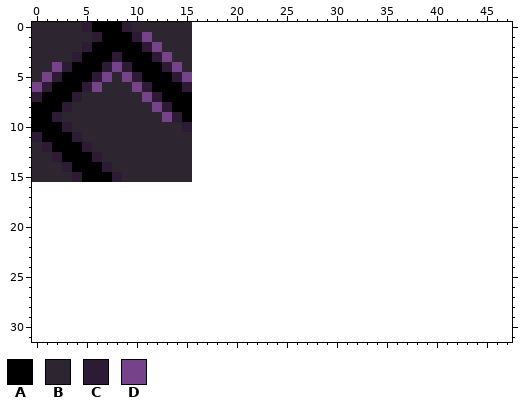
Edited in one commit: pixel-art sprite (Images/tile.png). Above is the file before it was changed.
The file is 16x16 pixels. The old version is drawn lined up with the new one, on the new canvas.
Palette (. is transparent): A #000000  B #2d2630  C #2d1a34  D #76428a
Pixels before, first column x 0:
 0 BBBBBCAAACBBBBBB
 1 BBBBBBCAAACDBBBB
 2 BBBBBCAAAAACDBBB
 3 BBBBCAAACAAACDBB
 4 BBDCAAACDCAAACDB
 5 BDCAAACDBDCAAACD
 6 DCAAACDBBBDCAAAC
 7 CAAACBBBBBBDCAAA
 8 AAACBBBBBBBBDCAA
 9 AACBBBBBBBBBBDCA
10 AAACBBBBBBBBBBBC
11 CAAACBBBBBBBBBBB
12 BCAAACBBBBBBBBBB
13 BBCAAACBBBBBBBBB
14 BBBCAAACBBBBBBBB
15 BBBBCAAACBBBBBBB
After the commit:
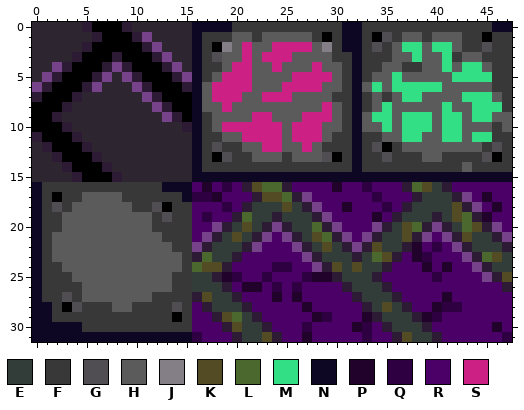
Colours new in this view: E #323c39  F #383838  G #514e53  H #5b5b5b  J #847e87  K #524b24  L #4b692f  M #32df84  N #0e0723  P #20022b  Q #2f0041  R #4b0068  S #cd2084
Change:
canvas 16x16 -> 48x32
Changed rows in their new state; - is an unchanged pixel.
first column x 0:
 0 ----------------NNNNFFFFFFFFFFFNNFFFFFFFFFFFFFNN
 1 ----------------NFFFHHFHHHHHFAFNNFAGFHHFHHHFFAFF
 2 ----------------NFAJHSHHSSSSHJFNNFGFHMMHMMHFFGFF
 3 ----------------NFGHHSHSSSHHHHFFNFFFHHMHHMFHHFFF
 4 ----------------NFFHSSHHSHHHSHHFNFFHHFFHHMHMMHFF
 5 ----------------NFHSSSHHHHSSSSHFNFHHMHHHHHMMMMFF
 6 ----------------NHSSSSHHHSSSSHHFNHMHMMMMMHHHHHFF
 7 ----------------NHSSSHHSSSHHHHFFNFHFHMMHHHHMMMHF
 8 ----------------NHHSHHHHHHHHHSHFNFHMHHHHHMHHMMMF
 9 ----------------NFHHHHSSHHHSSSHFNHMMHMMMHMMHMMHH
10 ----------------NFHSSSSSSHSSSHHFNHHMHMMMHMMHHHFH
11 ----------------NFFHHSSSSHSSSHFFNFFHHMMHHMMHMMFF
12 ----------------NFGFFHHSSHHSHFFFNFGAFHHHHHHHHFGF
13 ----------------NFAGFFHHHFHHHGAFNFFGFFFHHFFFFGAF
14 ----------------NFFFFFFFFFFFFFFFNFFFFFFFFFFHFFFF
15 ----------------NNNNNNNNNNNNNNNNNNNNNNNNNNNNNNNN
16 NFFFFFFFFFFFFNNNRPRQRCKLLCRRRRPRRQRRRCLKECRRRRRR
17 NFAFFHHHHFFFFFFNQQPRRRCKKLCDRRRRRRQRRRCEEECDRPRR
18 NFGFHHHHHHFFGAFFRRRQRCEEEKECDRRPRRRQRCEEEEKCDRPR
19 NFFHHHHHHHHHFGFFRQRRCLEECEEECDRRRRPRCEEECEKLCPRR
20 NFFHHHHHHHHHFFFFRRDCEKECDCEELCDRRRDCEKLCDCELKCDR
21 NFHHHHHHHHHHHFFFRDCEKECDRDCEKLCDRDCEEKCDRDCKEECD
22 NFHHHHHHHHHHHHFFDCEEECDRRRDCEKECDCKEECPRQRDCEEEC
23 NFHHHHHHHHHHHHHFCLEECRRRRRRDCEEECELKCRPQRRRDCLKE
24 NFFHHHHHHHHHHHHFLKKCRRRRQQRRDCKEKEECRRRPRPRRDCEE
25 NFFFHHHHHHHHHHFFEECPQRRQRRRQPPCEEECRRRRRQRRRRDCK
26 NFFFFHHHHHHHHHFFEEECRPPRQRQRRRRCEEECRRRRRRRRRRRC
27 NFFGFHHHHHHHFFFFCKEECRRRPRPRRRRRCEEECRRRRPRRRRRR
28 NNFAGFFFHHFFFFGFRCEEECRRRRRPRRRRRCEKECRRPQQRRRRR
29 NNFFFFFFFFFFFFAFRRCKLECRRRRRPQRRRPCEEECPQRRRRRRR
30 NNNNNFFFFFFFFFFFRRRCKEECRRRQRRRRPQRCEEECRRRRRRPR
31 NNNNNNNNNNNNNNNNQRRRCEEKCRRPRRRRRQRRCKEECRRRRRRQ
Changed places in both pictures, as pixel boxes (x1, y1, x2, y2):
added: (32, 22, 512, 342)
